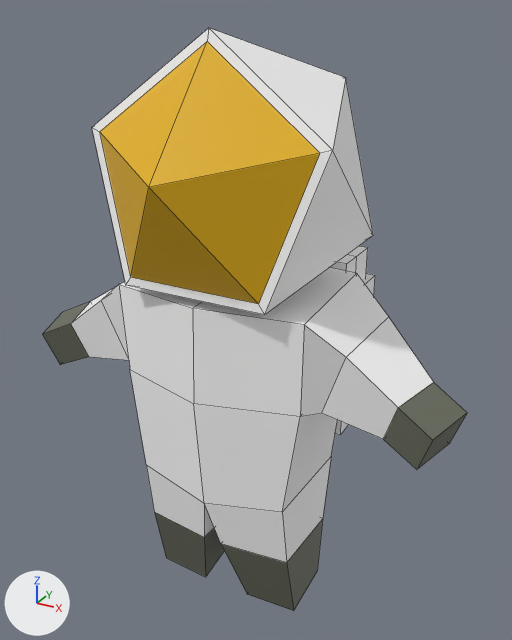
Two versions of the FBX model Infectstellar/Assets/SJT/1_Assets/Stylized_Astronaut/Character/Astronaut.fbx, one commit apart.
Both versions are drawn from a 50 mm lens placed at (13.1, -21.9, 24.0), pointed at (-0.1, 2.2, 11.9). Arrows for +X, +Y and +Z are at lower left; the lights stay in place. The older version comes first. Mesh edges are drawn as thin lines. Where no turn or scale is listed for an object, it has been applied to the vertices. Vertices at exactly the same position are counted once.

Names of what the first picture shows: 'Player'.
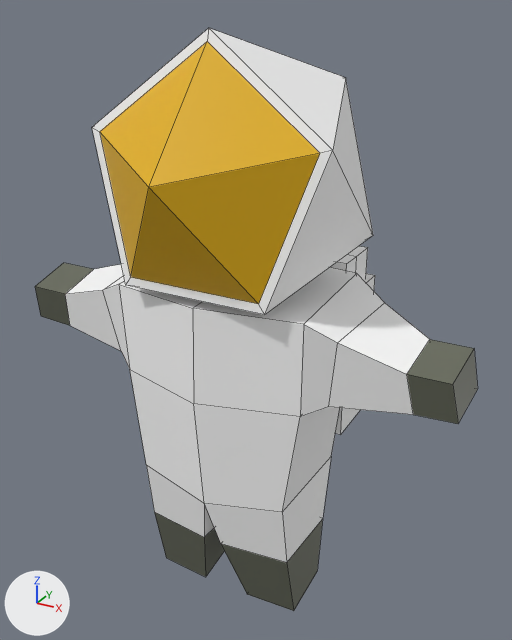
Patch to the scene script:
```diff
--- a/Infectstellar/Assets/SJT/1_Assets/Stylized_Astronaut/Character/Astronaut.fbx.py
+++ b/Infectstellar/Assets/SJT/1_Assets/Stylized_Astronaut/Character/Astronaut.fbx.py
@@ me_cube_003 @@
-me_cube_003.from_pydata(...)  # 156 vertices, 138 faces; spans x -9.0..9.8, y -7.7..5.4, z -11.8..12.0
-me_cube_003.vertices[81].co = (7.8, -1.9, -1.5)
-me_cube_003.vertices[82].co = (7.2, -3.8, -1.6)  # pixel (383, 439)
-me_cube_003.vertices[83].co = (4.8, -4.0, -1.2)  # pixel (321, 413)
-me_cube_003.vertices[84].co = (5.1, -0.6, -1.0)
-me_cube_003.vertices[89].co = (5.8, -4.3, 1.5)  # pixel (346, 357)
-me_cube_003.vertices[90].co = (6.1, -0.7, 1.7)  # pixel (388, 316)
-me_cube_003.vertices[93].co = (7.7, -4.2, 0.0)  # pixel (398, 407)
-me_cube_003.vertices[94].co = (8.4, -2.1, 0.2)  # pixel (433, 382)
-me_cube_003.vertices[95].co = (9.8, -2.6, -0.5)  # pixel (467, 412)
-me_cube_003.vertices[96].co = (9.1, -4.6, -0.6)  # pixel (432, 440)
-me_cube_003.vertices[97].co = (9.3, -2.3, -2.0)  # pixel (449, 443)
-me_cube_003.vertices[98].co = (8.6, -4.2, -2.2)  # pixel (416, 469)
-me_cube_003.vertices[107].co = (-7.1, -1.9, -1.5)
-me_cube_003.vertices[108].co = (-6.5, -3.8, -1.6)  # pixel (89, 356)
-me_cube_003.vertices[109].co = (-4.1, -4.0, -1.2)  # pixel (129, 360)
-me_cube_003.vertices[110].co = (-4.4, -0.6, -1.0)
-me_cube_003.vertices[119].co = (-5.1, -4.3, 1.5)  # pixel (101, 300)
-me_cube_003.vertices[120].co = (-5.4, -0.7, 1.7)
-me_cube_003.vertices[125].co = (-7.0, -4.2, 0.0)  # pixel (70, 323)
-me_cube_003.vertices[126].co = (-7.7, -2.1, 0.2)  # pixel (90, 301)
-me_cube_003.vertices[127].co = (-9.0, -2.6, -0.5)  # pixel (62, 312)
-me_cube_003.vertices[128].co = (-8.4, -4.6, -0.6)  # pixel (42, 334)
-me_cube_003.vertices[129].co = (-8.5, -2.3, -2.0)
-me_cube_003.vertices[130].co = (-7.9, -4.2, -2.2)  # pixel (60, 364)
+me_cube_003.from_pydata(...)  # 156 vertices, 138 faces; spans x -9.2..9.9, y -7.7..5.4, z -11.8..12.0
+# me_cube_003 part 1
+me_cube_003.vertices[81].co = (8.3, -1.8, 0.1)
+me_cube_003.vertices[82].co = (8.2, -3.8, -0.3)  # pixel (413, 414)
+me_cube_003.vertices[83].co = (5.2, -4.1, -0.8)  # pixel (328, 406)
+me_cube_003.vertices[84].co = (5.6, -0.7, -0.5)
+me_cube_003.vertices[89].co = (5.5, -4.4, 2.1)  # pixel (337, 342)
+me_cube_003.vertices[90].co = (5.9, -0.9, 2.4)  # pixel (384, 302)
+me_cube_003.vertices[93].co = (7.9, -4.2, 1.3)  # pixel (406, 374)
+me_cube_003.vertices[94].co = (8.1, -2.1, 1.8)  # pixel (429, 339)
+me_cube_003.vertices[95].co = (9.7, -2.3, 1.9)  # pixel (474, 348)
+me_cube_003.vertices[96].co = (9.5, -4.3, 1.5)  # pixel (452, 384)
+me_cube_003.vertices[97].co = (9.9, -2.0, 0.3)  # pixel (477, 388)
+me_cube_003.vertices[98].co = (9.8, -3.9, -0.2)  # pixel (458, 423)
+# me_cube_003 part 2
+me_cube_003.vertices[107].co = (-7.6, -1.7, 0.1)
+me_cube_003.vertices[108].co = (-7.5, -3.8, -0.3)  # pixel (70, 325)
+me_cube_003.vertices[109].co = (-4.4, -4.0, -0.8)  # pixel (121, 351)
+me_cube_003.vertices[110].co = (-4.8, -0.7, -0.5)
+me_cube_003.vertices[119].co = (-4.8, -4.4, 2.1)  # pixel (102, 290)
+me_cube_003.vertices[120].co = (-5.2, -0.8, 2.3)
+me_cube_003.vertices[125].co = (-7.2, -4.1, 1.3)  # pixel (65, 294)
+me_cube_003.vertices[126].co = (-7.3, -2.0, 1.8)  # pixel (93, 269)
+me_cube_003.vertices[127].co = (-8.9, -2.3, 1.9)  # pixel (63, 262)
+me_cube_003.vertices[128].co = (-8.8, -4.3, 1.5)  # pixel (34, 286)
+me_cube_003.vertices[129].co = (-9.2, -2.0, 0.3)
+me_cube_003.vertices[130].co = (-9.0, -3.9, -0.2)  # pixel (40, 316)
 me_cube_003.materials.append(mat_player_helm)
```

What differs and where, as boxes (x1, y1, x2, y2) in the pictures (512 x 640 px; the box of a moved part takes in the faces that stretch with it):
'Player', reshaped
    before: (43, 28, 467, 611)
    after: (35, 28, 478, 611)
part 1 of me_cube_003, moved or reshaped
    before: (300, 273, 467, 469)
    after: (300, 273, 478, 424)
part 2 of me_cube_003, moved or reshaped
    before: (43, 285, 128, 365)
    after: (35, 263, 130, 369)
